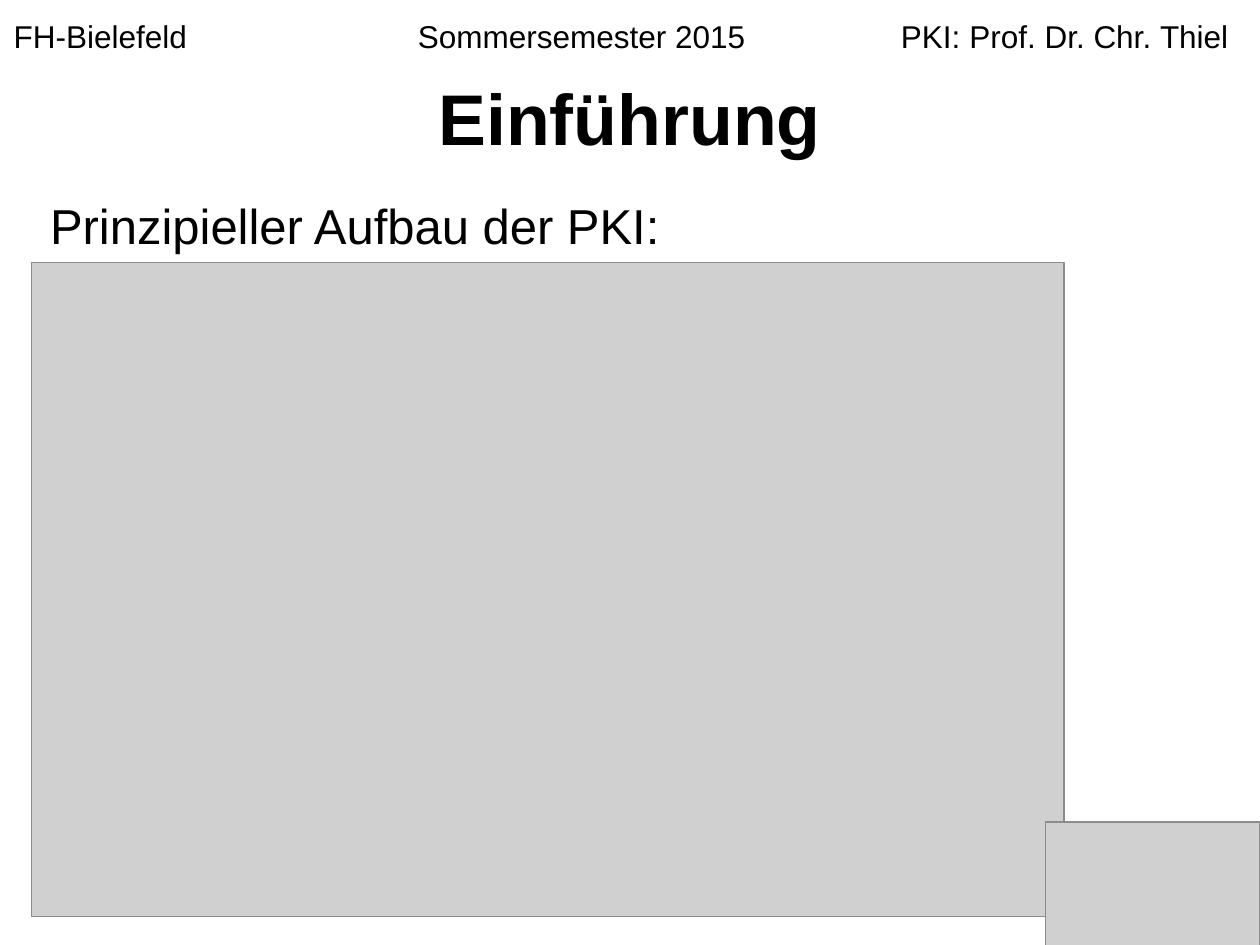
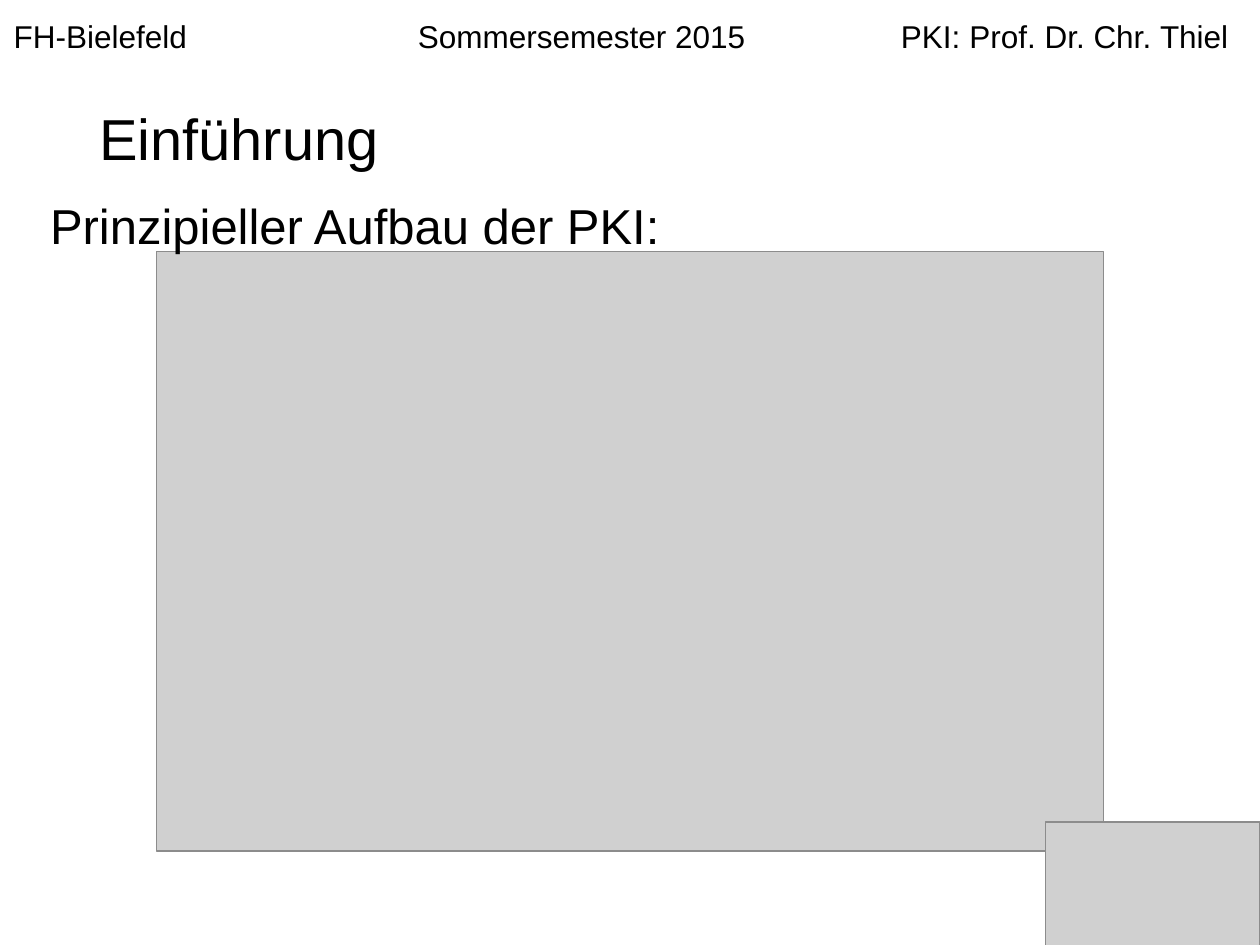
Before and after one commit to langec/pki, a slide deck: slide 3 of Erstellung_einer_PKI.pptx. Drawn at 1260x945 pixels with LibreOffice and Linux fonts; fonts in the diff are those of the drawing; grey boxes stand for pictures. Boxes give left, top, right and bottom in pixels: in the first picture for what was removed or moved away, otherwise in the second. Text is boxed around its words. In the diff, an @@ line names an element or a change of style, - is before the commit and + after.

```diff
--- a/Erstellung_einer_PKI.pptx
+++ b/Erstellung_einer_PKI.pptx
@@ title "Einführung" moved from (x1=439, y1=93, x2=821, y2=158) to (x1=99, y1=118, x2=378, y2=170) @@
@@ title "Einführung" at (x1=99, y1=118, x2=378, y2=170): size 41 to 33 pt, bold off; alignment centre to left; line spacing 1 to 0.9 @@
@@ picture resized from (x1=32, y1=262, x2=1065, y2=916) to (x1=156, y1=252, x2=1102, y2=852) @@
```
Also in this commit, not shown: 9 other slides changed, 3 slides added.
